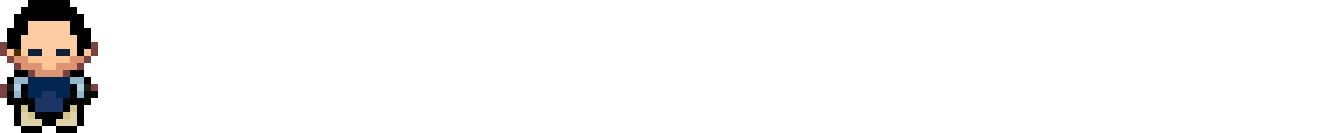
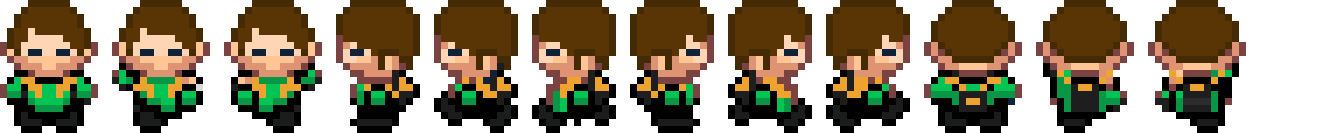
Revision of a layered 1330px x 133px image; what changed, layer by layer:
added layer "Layer 13" above "Layer 12" over [1148, 0, 1246, 133]
added layer "Layer 12" above "Layer 11" over [1036, 0, 1134, 133]
added layer "Layer 11" above "Layer 10" over [924, 0, 1022, 133]
added layer "Layer 10" above "Layer 9" over [826, 0, 910, 133]
added layer "Layer 9" above "Layer 8" over [728, 0, 812, 133]
added layer "Layer 8" above "Layer 7" over [630, 0, 714, 133]
added layer "Layer 7" above "Layer 6" over [532, 0, 616, 133]
added layer "Layer 6" above "Layer 5" over [434, 0, 518, 133]
added layer "Layer 5" above "Layer 4" over [336, 0, 420, 133]
added layer "Layer 4" above "Layer 3" over [224, 0, 322, 133]
added layer "Layer 3" above "Layer 2" over [112, 0, 210, 133]
renamed "Layer 1" to "Layer 2", painted on it over [7, 0, 98, 126]
